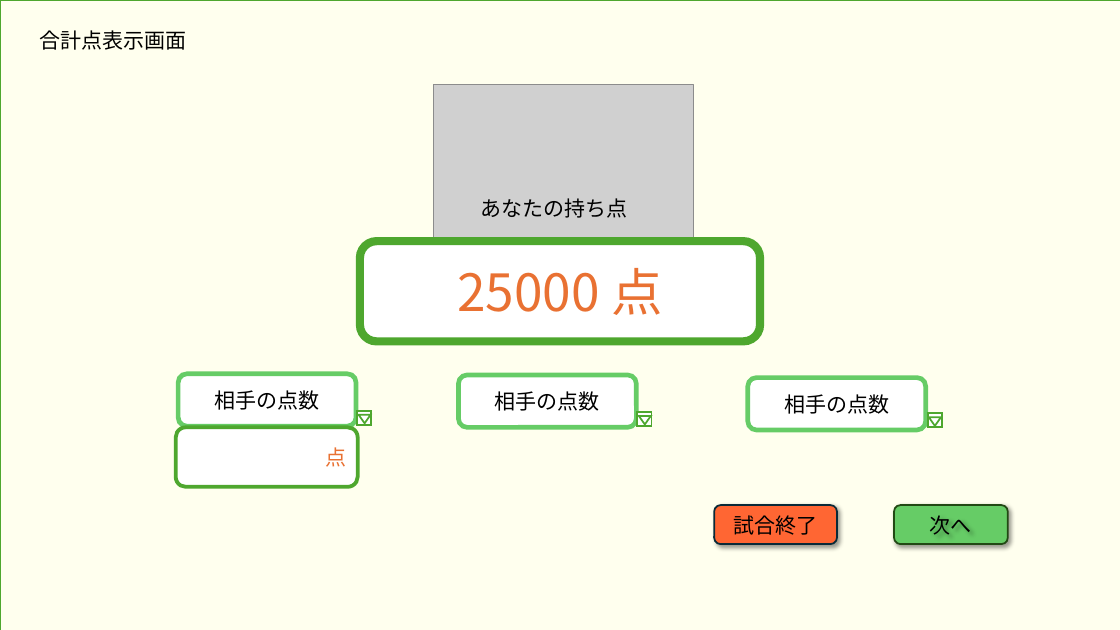
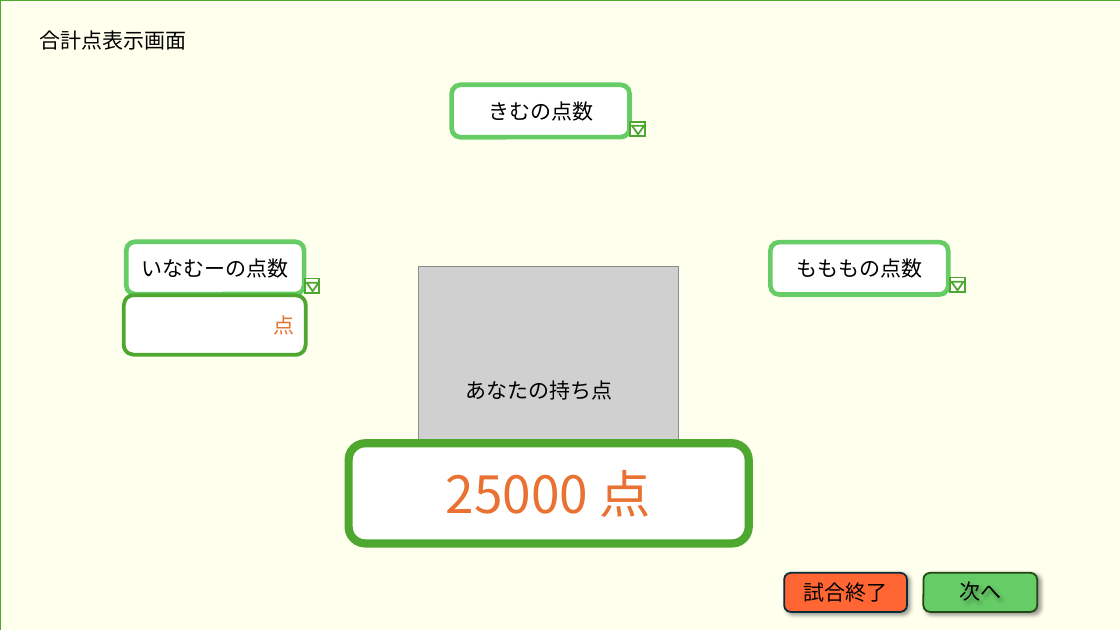
Before and after one commit to plusdojo2024/B5, a slide deck: slide 13 of doc/02_外部設計/外部設計_麻雀アプリ.pptx. Drawn at 1120x630 pixels with LibreOffice and Linux fonts; fonts in the diff are those of the drawing; grey boxes stand for pictures. Boxes give left, top, right and bottom in pixels: in the first picture for what was removed or moved away, otherwise in the second. Text is boxed around its words. In the diff, an @@ line names an element or a change of style, - is before the commit and + after.

```diff
--- a/doc/02_外部設計/外部設計_麻雀アプリ.pptx
+++ b/doc/02_外部設計/外部設計_麻雀アプリ.pptx
@@ 1 rectangle, 1 triangle, 1 rounded rectangle moved together from (x1=459, y1=375, x2=651, y2=427) to (x1=452, y1=85, x2=644, y2=137) @@
@@ text in rounded rectangle at (x1=488, y1=101, x2=593, y2=121): text changed @@
-相手の点数
+きむの点数
@@ 2 rounded rectangles, 1 rectangle moved together from (x1=176, y1=374, x2=371, y2=487) to (x1=124, y1=242, x2=319, y2=355) @@
@@ text in rounded rectangle at (x1=142, y1=258, x2=289, y2=278): text changed @@
-相手の点数
+いなむーの点数
@@ picture moved from (x1=434, y1=85, x2=694, y2=313) to (x1=419, y1=266, x2=680, y2=494) @@
@@ rounded rectangle "もももの点数" moved from (x1=748, y1=378, x2=926, y2=430) to (x1=770, y1=242, x2=949, y2=294) @@
@@ text in rounded rectangle at (x1=796, y1=258, x2=922, y2=278): text changed @@
-相手の点数
+もももの点数
@@ triangle moved from (x1=359, y1=415, x2=371, y2=423) to (x1=307, y1=282, x2=318, y2=291) @@
@@ rectangle moved from (x1=928, y1=413, x2=942, y2=428) to (x1=950, y1=277, x2=965, y2=292) @@
@@ triangle moved from (x1=929, y1=418, x2=941, y2=426) to (x1=952, y1=282, x2=964, y2=291) @@
@@ text "あなたの持ち点" moved from (x1=481, y1=198, x2=628, y2=218) to (x1=466, y1=380, x2=613, y2=400) @@
@@ rounded rectangle "25000 点" moved from (x1=360, y1=241, x2=760, y2=341) to (x1=349, y1=444, x2=749, y2=544) @@
@@ rounded rectangle "試合終了" moved from (x1=714, y1=505, x2=837, y2=544) to (x1=785, y1=573, x2=907, y2=612) @@
@@ rounded rectangle moved from (x1=894, y1=505, x2=1007, y2=544) to (x1=923, y1=573, x2=1037, y2=612) @@
@@ text "次へ" moved from (x1=930, y1=515, x2=972, y2=535) to (x1=959, y1=581, x2=1001, y2=601) @@
```
Also in this commit, not shown: 2 other slides changed, 1 slide added, 2 other files.
